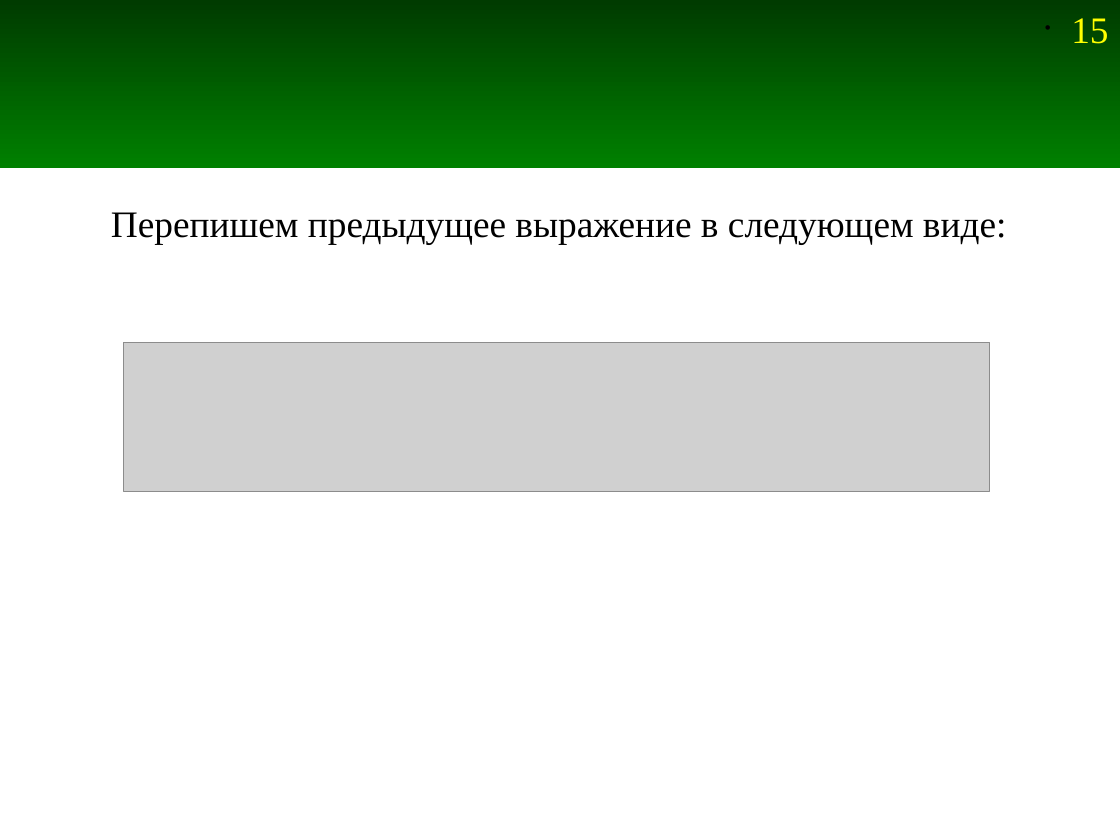
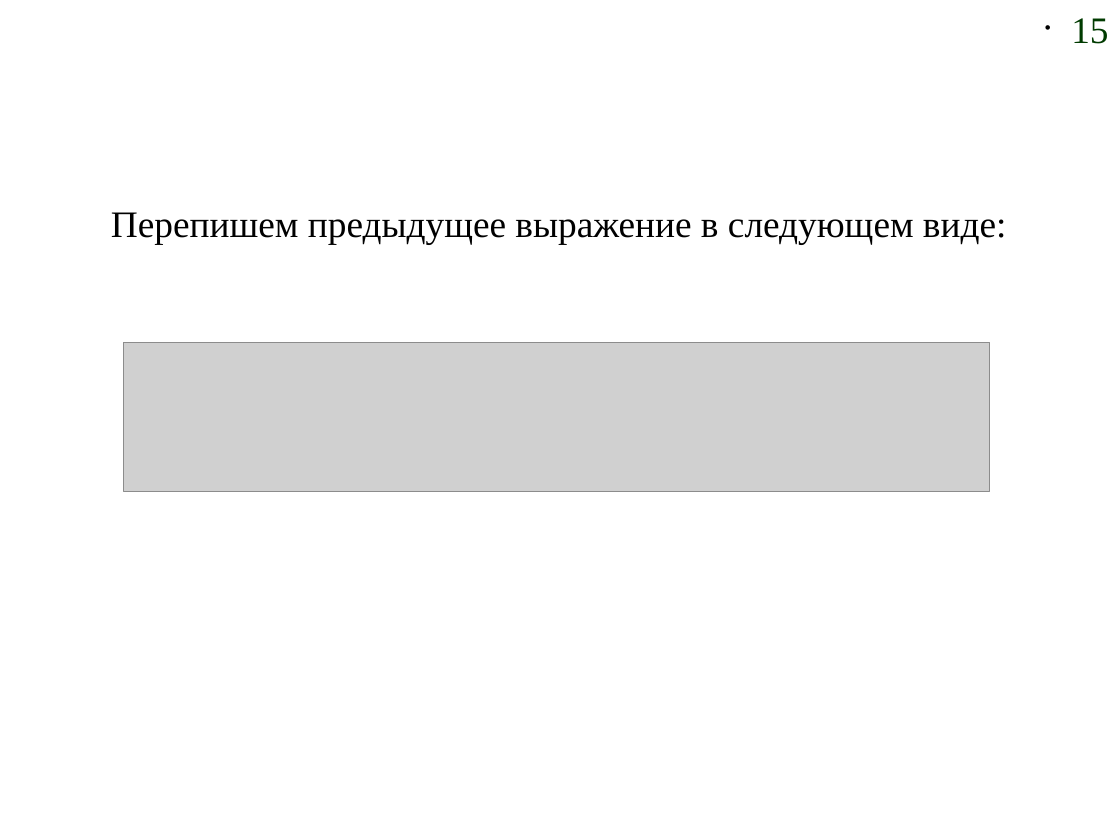
Before and after one commit to Jenyay/modelling, a slide deck: slide 15 of fdtd/presentations/11. FDTD-1D Numerical dispersion.odp. Drawn at 1120x840 pixels with LibreOffice and Linux fonts; fonts in the diff are those of the drawing; grey boxes stand for pictures. Boxes give left, top, right and bottom in pixels: in the first picture for what was removed or moved away, otherwise in the second. Text is boxed around its words. In the diff, an @@ line names an element or a change of style, - is before the commit and + after.

```diff
--- a/fdtd/presentations/11. FDTD-1D Numerical dispersion.odp
+++ b/fdtd/presentations/11. FDTD-1D Numerical dispersion.odp
@@ rectangle removed at (x1=0, y1=0, x2=1120, y2=168) @@
@@ page number at (x1=1071, y1=18, x2=1108, y2=44): text colour #FFFF00 to #003B00 @@
```
Also in this commit, not shown: 10 other slides changed, 2 slides added, 2 slides removed, 2 other files.
